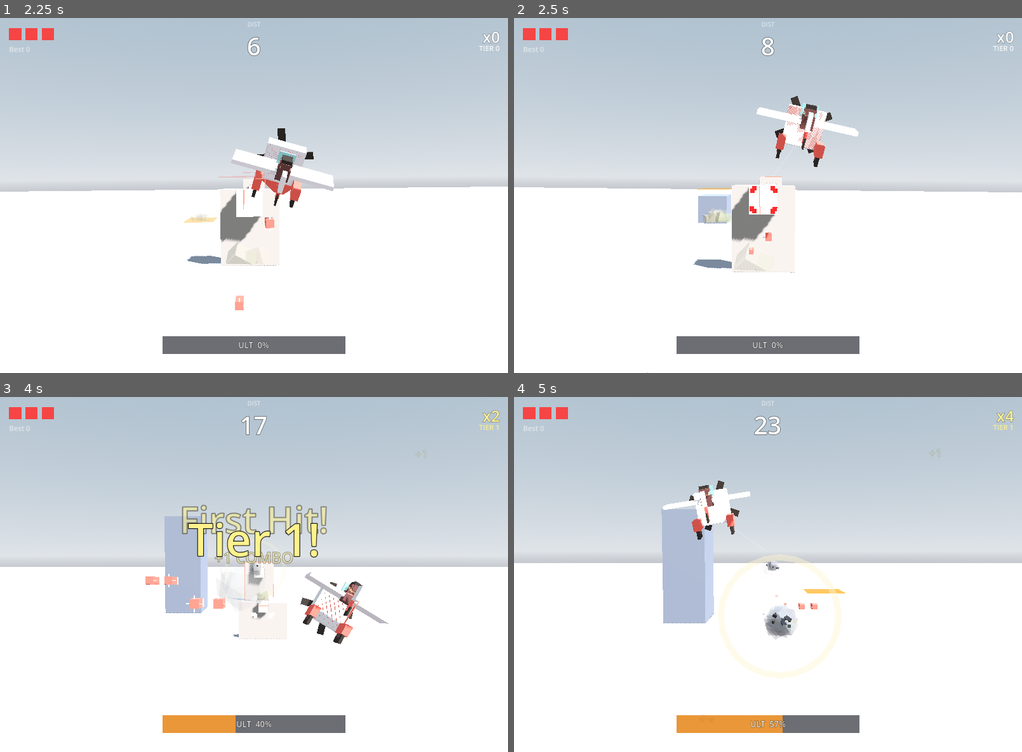
Above: before the commit, frames 1-4 (two rows, left to right).
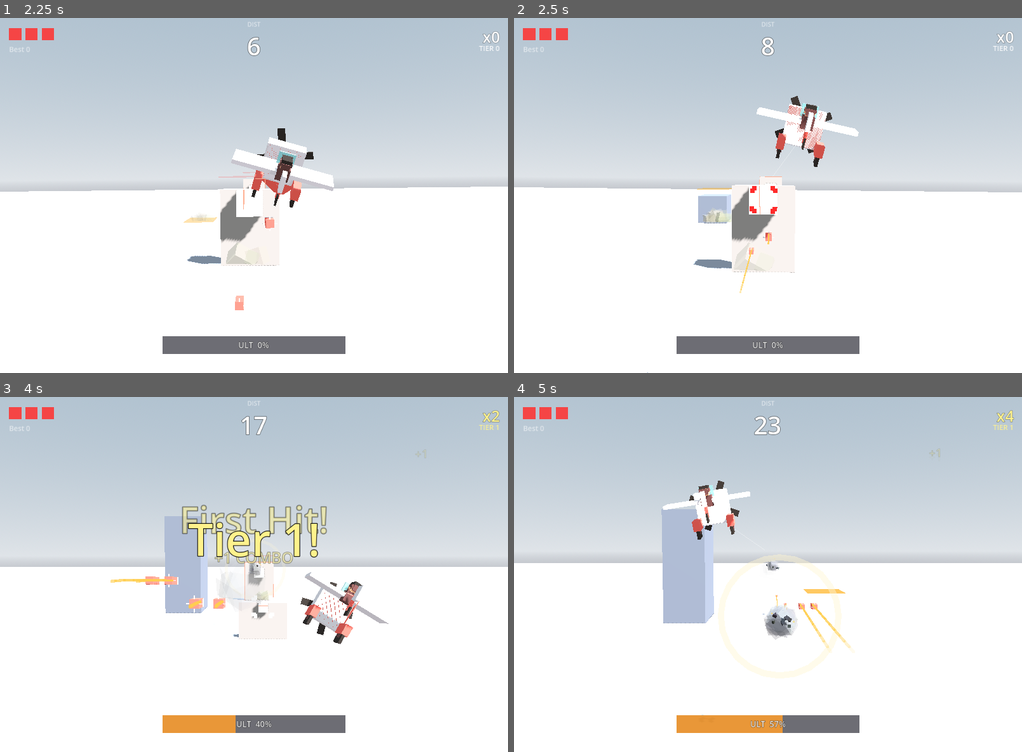
Above: after the commit, the same moments.

Repository: weathermanho/supercent
Game: Godot game, scene res://scenes/Main.tscn
Same seed, same stepped clock (60 frames per second), same inputs: the game is played once before the commit and once after it.
Inputs (mouse positions are in pixels of both pictures, inside the frame that each line leads up to):
- Up to frame 1 (2.25 s): tap Enter at 0.5, 1.25 s; move the mouse to (365, 177) at 0.52 s; hold Right mouse button (fire_missle) 0.53-1.25 s; click (365, 177) at 0.67 s; drag from (152, 213) to (228, 266) at 1.27 s; move the mouse to (304, 117) at 2.02 s; hold Right mouse button (fire_missle) from 2.03 s (still down); click (304, 117) at 2.17 s
- Up to frame 2 (2.5 s): keep holding Right mouse button (fire_missle)
- Up to frame 3 (4 s): release Right mouse button (fire_missle) at 2.75 s; drag from (228, 645) to (101, 521) at 2.77 s; move the mouse to (406, 627) at 3.52 s; hold Right mouse button (fire_missle) from 3.53 s (still down); click (406, 627) at 3.67 s
- Up to frame 4 (5 s): release Right mouse button (fire_missle) at 4.25 s; drag from (615, 521) to (691, 485) at 4.27 s

Frame 1 is identical in both runs. In frame 2, less than 0.1% of the frame differs, in the area x 44-51%, y 60-78%; in frame 3, 0.1%; in frame 4, 0.2%, in the area x 51-67%, y 55-71%.

Commit message:
feat(trail): 미사일 발광 선 trail 재추가
부스트 시작 후 매 0.02초마다 (_last_trail_pos → current global_position)
BoxMesh 선 segment spawn. 연속 호출이 chain되어 끊김 없는 선.
look_at(a)로 box 길이축을 trail 방향 정렬. tier 높을수록 더 두꺼움.
Tween fade(alpha + emission) 0.30초 + create_timer 0.35초 백업
queue_free.

Co-Authored-By: Claude Opus 4.7 <noreply@anthropic.com>

Diff:
--- a/godot_project/scripts/Missle.gd
+++ b/godot_project/scripts/Missle.gd
@@ -31,6 +31,11 @@
 ## doesn't repeatedly re-hit the same target every frame while sitting inside
 ## its AABB.
 var pillars_hit: Array = []
+
+const TRAIL_INTERVAL := 0.02   # seconds between trail line segments
+var _trail_acc: float = 0.0
+var _last_trail_pos: Vector3 = Vector3.ZERO
+var _trail_started: bool = false
 
 
 func _ready() -> void:
@@ -103,6 +108,58 @@
 		position += velocity * delta
 		_orient_to_dir(velocity)
 
+	# After motion: connect last trail point → current position with a glowing
+	# box segment. Tween fades; explicit timer guarantees cleanup.
+	if _boost_started:
+		_trail_acc += delta
+		if not _trail_started:
+			_trail_started = true
+			_last_trail_pos = global_position
+		elif _trail_acc >= TRAIL_INTERVAL:
+			_trail_acc = 0.0
+			_spawn_trail_segment(_last_trail_pos, global_position)
+			_last_trail_pos = global_position
+
+
+## Bright box segment between a → b, oriented so its length axis matches the
+## direction. Tween fades + explicit timer queue_free.
+func _spawn_trail_segment(a: Vector3, b: Vector3) -> void:
+	var seg_len: float = a.distance_to(b)
+	if seg_len < 0.5:
+		return
+	var mid: Vector3 = (a + b) * 0.5
+	var thick: float = 1.6 * missile_scale + 0.7 * float(tier) + 0.6
+
+	var mesh := BoxMesh.new()
+	mesh.size = Vector3(thick, thick, seg_len)
+	var mat := StandardMaterial3D.new()
+	mat.shading_mode = BaseMaterial3D.SHADING_MODE_UNSHADED
+	mat.transparency = BaseMaterial3D.TRANSPARENCY_ALPHA
+	mat.no_depth_test = true
+	mat.cull_mode = BaseMaterial3D.CULL_DISABLED
+	mat.emission_enabled = true
+	mat.emission = Color(1.0, 0.55, 0.18)
+	mat.emission_energy_multiplier = 3.0
+	mat.albedo_color = Color(1.0, 0.68, 0.25, 0.9)
+	var mi := MeshInstance3D.new()
+	mi.mesh = mesh
+	mi.set_surface_override_material(0, mat)
+	get_parent().add_child(mi)
+	mi.global_position = mid
+	if (b - a).length_squared() > 0.01:
+		var look_up: Vector3 = Vector3.UP
+		if absf((b - a).normalized().dot(Vector3.UP)) > 0.95:
+			look_up = Vector3.RIGHT
+		mi.look_at(a, look_up)
+
+	const LIFE: float = 0.30
+	var tw := create_tween()
+	tw.tween_property(mat, "albedo_color:a", 0.0, LIFE)
+	tw.parallel().tween_property(mat, "emission_energy_multiplier", 0.0, LIFE)
+	get_tree().create_timer(LIFE + 0.05).timeout.connect(func():
+		if is_instance_valid(mi):
+			mi.queue_free())
+
 
 ## Reorients the mesh so its nose (local +X) points along `dir`.
 func _orient_to_dir(dir: Vector3) -> void:
